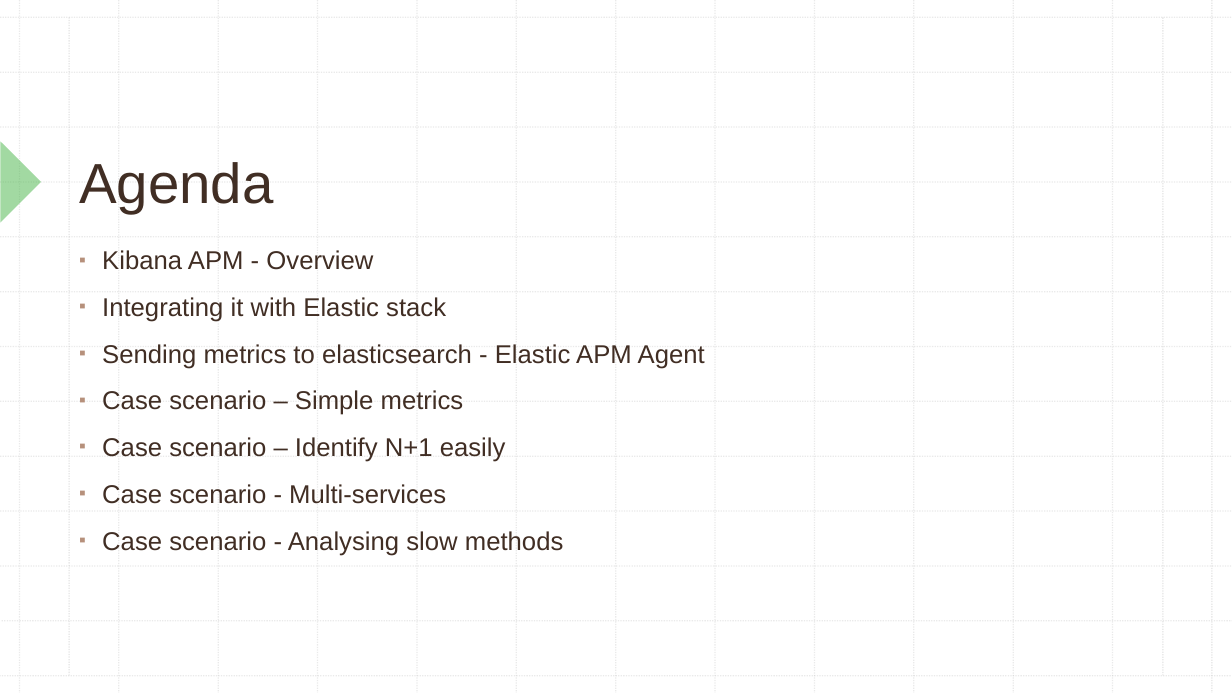
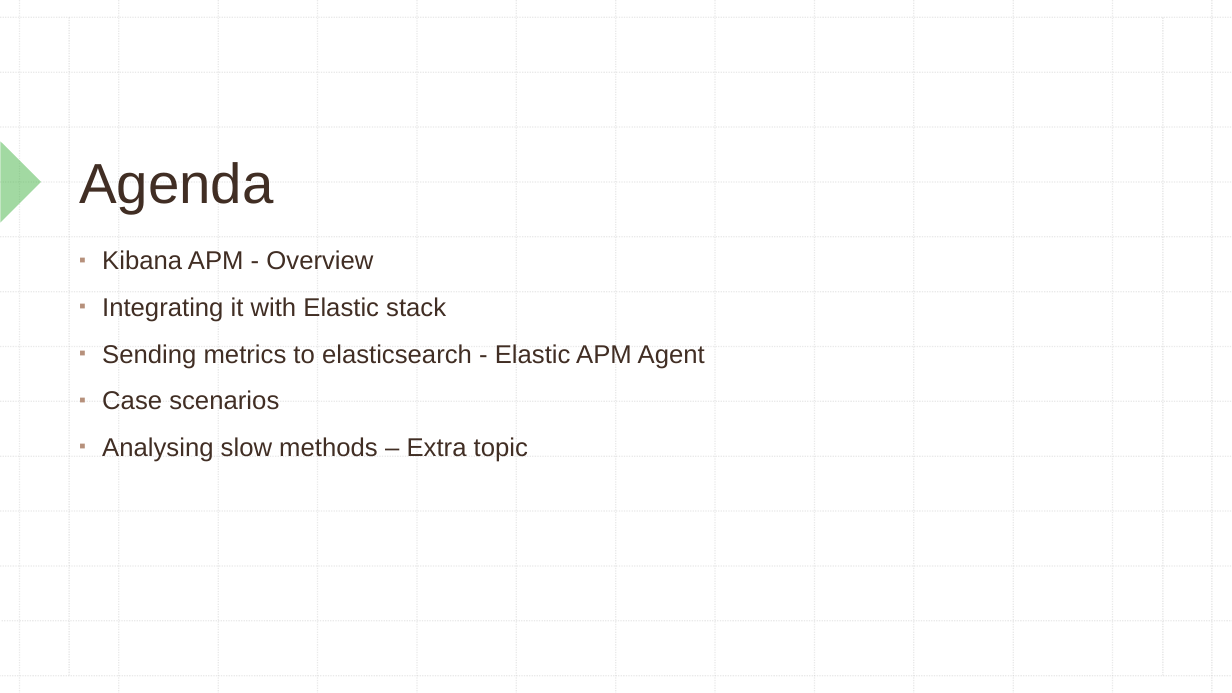
Before and after one commit to viniciustoni/kibana-apm-meetup, a slide deck: slide 2 of Kibana APM.pptx. Drawn at 1232x693 pixels with LibreOffice and Linux fonts; fonts in the diff are those of the drawing. Boxes give left, top, right and bottom in pixels: in the first picture for what was removed or moved away, otherwise in the second. Text is boxed around its words. In the diff, an @@ line names an element or a change of style, - is before the commit and + after.

```diff
--- a/Kibana APM.pptx
+++ b/Kibana APM.pptx
@@ text at (x1=102, y1=390, x2=528, y2=462): text changed @@
-▪ Case scenario – Simple metrics
-▪ Case scenario – Identify N+1 easily
-▪ Case scenario - Multi-services
-▪ Case scenario - Analysing slow methods
+▪ Case scenarios
+▪ Analysing slow methods – Extra topic
```
Also in this commit, not shown: 4 other slides changed, 6 slides removed, 1 other file.
